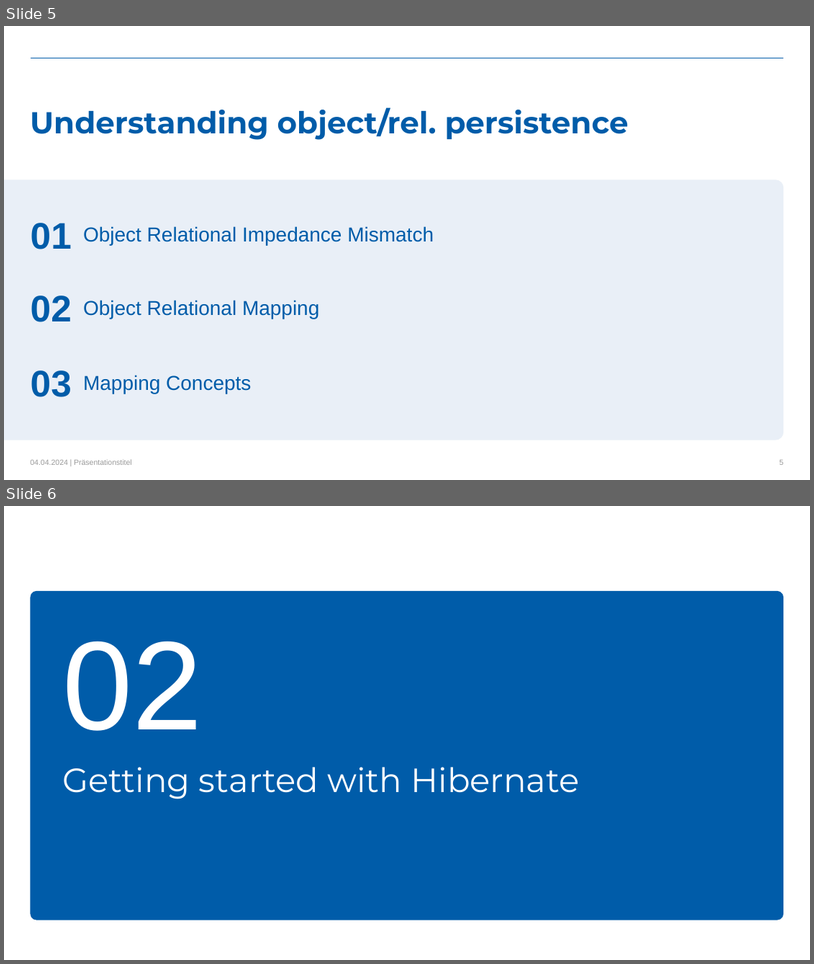
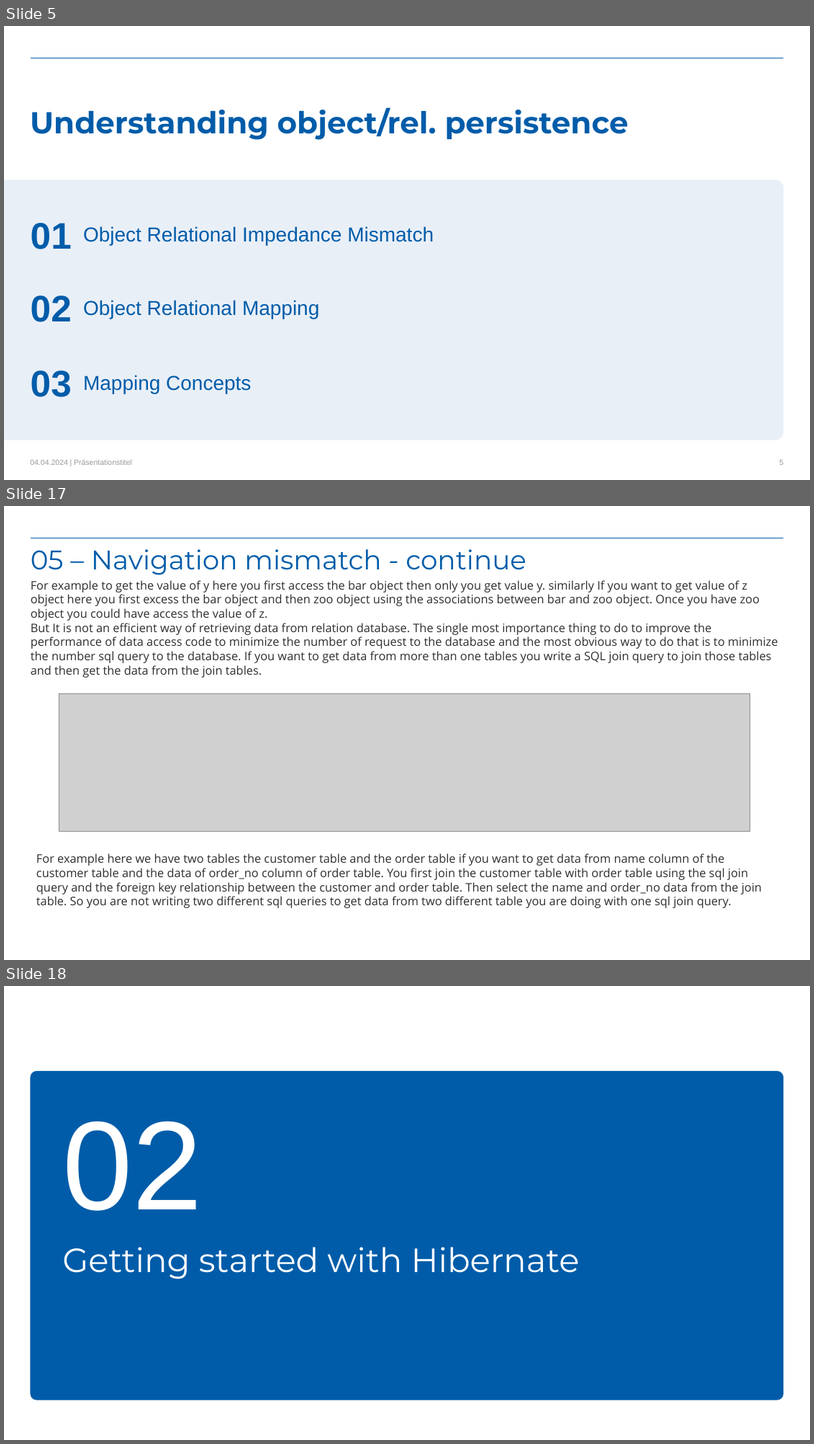
Before and after one commit to kovacivo/hibernate_basics, a slide deck: Hibernate_training-level_basic.pptx. Shown one above the other, each under a label of ours: slides 5 and 6 before the commit, slides 5, 17 and 18 after it; the slides between them are not shown. The pictures are 814x964 and 814x1444 pixels, drawn with LibreOffice and Linux fonts; fonts in the diff are those of the drawing; grey boxes stand for pictures; background and template pictures are left out. Boxes give left, top, right and bottom in pixels: in the first picture for what was removed or moved away, otherwise in the second. Text is boxed around its words. In the diff, an @@ line names an element or a change of style, - is before the commit and + after.

```diff
--- a/Hibernate_training-level_basic.pptx
+++ b/Hibernate_training-level_basic.pptx
@@ slide 17 added at box(4, 506, 810, 960), background #FFFFFF; not listed: 1 template element that a slide beside it also shows @@
@@ title added at box(31, 549, 527, 575), 32 pt, text #005CA9 @@
+05 – Navigation mismatch - continue
@@ text added at box(31, 580, 779, 677), 14 pt, text #2E2E2E @@
+For example to get the value of y here you first access the bar object then only you get value y. similarly If you want to get value of z object here you first excess the bar object and then zoo object using the associations between bar and zoo object. Once you have zoo object you could have access the value of z.
+But It is not an efficient way of retrieving data from relation database. The single most importance thing to do to improve the performance of data access code to minimize the number of request to the database and the most obvious way to do that is to minimize the number sql query to the database. If you want to get data from more than one tables you write a SQL join query to join those tables and then get the data from the join tables.
@@ picture added at box(59, 693, 751, 831) @@
@@ text added at box(36, 853, 762, 908), 14 pt, text #2E2E2E @@
+For example here we have two tables the customer table and the order table if you want to get data from name column of the customer table and the data of order_no column of order table. You first join the customer table with order table using the sql join query and the foreign key relationship between the customer and order table. Then select the name and order_no data from the join table. So you are not writing two different sql queries to get data from two different table you are doing with one sql join query.
@@ what was slide 6 is now slide 18 @@
```
Also in this commit, not shown: 2 slides changed, 24 other slides added.
